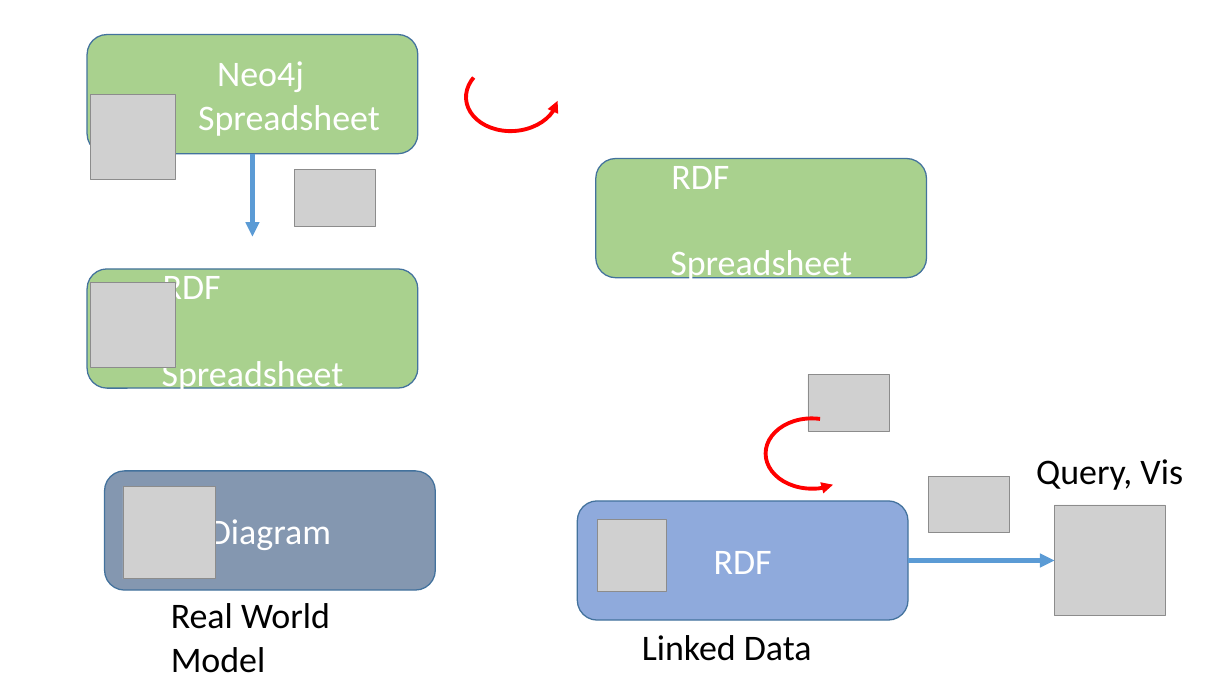
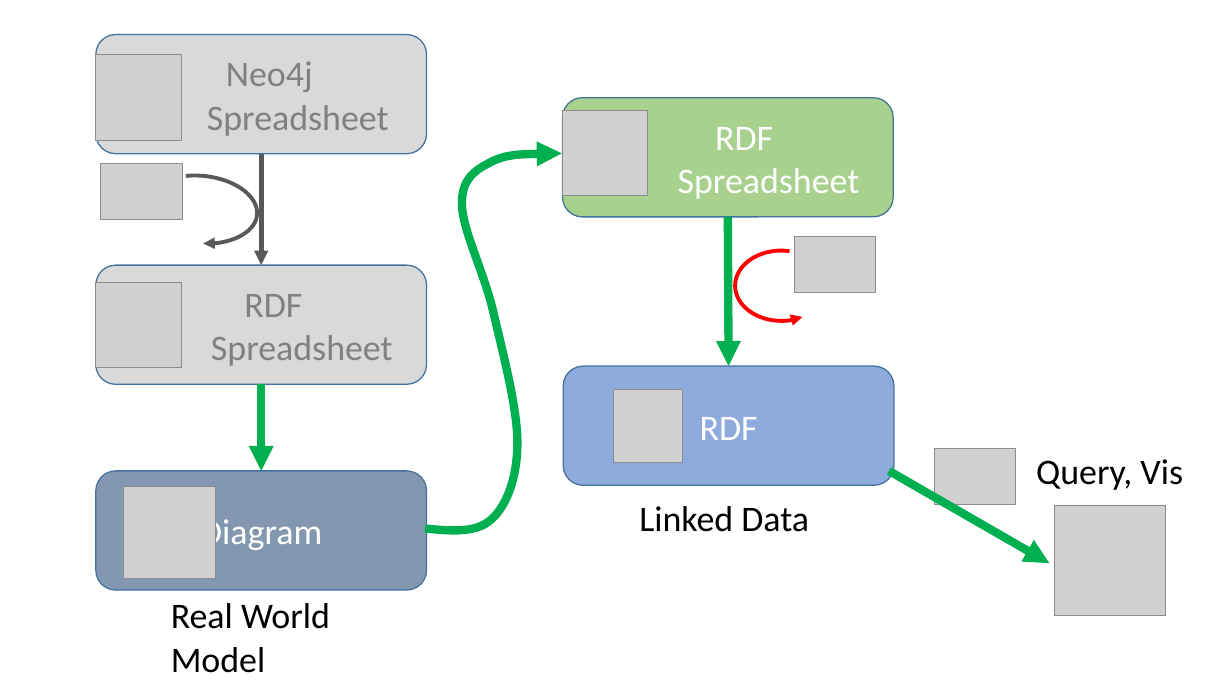
Before and after one commit to phuse-org/LinkedDataWorkshop, a slide deck: slide 3 of Annual2017-EU/documents/SourceImagesForExercises.pptx. Drawn at 1232x693 pixels with LibreOffice and Linux fonts; fonts in the diff are those of the drawing; grey boxes stand for pictures. Boxes give left, top, right and bottom in pixels: in the first picture for what was removed or moved away, otherwise in the second. Text is boxed around its words. In the diff, an @@ line names an element or a change of style, - is before the commit and + after.

```diff
--- a/Annual2017-EU/documents/SourceImagesForExercises.pptx
+++ b/Annual2017-EU/documents/SourceImagesForExercises.pptx
@@ rounded rectangle "Neo4j" moved from (x1=87, y1=34, x2=418, y2=153) to (x1=96, y1=34, x2=427, y2=153) @@
@@ rounded rectangle "Neo4j" at (x1=96, y1=34, x2=427, y2=153): text colour #FFFFFF to #808080; fill #A9D18E to #D9D9D9 @@
@@ picture moved from (x1=90, y1=94, x2=175, y2=179) to (x1=96, y1=55, x2=181, y2=140) @@
@@ rounded rectangle "RDF" moved from (x1=596, y1=159, x2=927, y2=278) to (x1=563, y1=98, x2=894, y2=217) @@
@@ picture added at (x1=563, y1=111, x2=648, y2=196) @@
@@ text in rounded rectangle at (x1=678, y1=127, x2=860, y2=199): text changed @@
-RDF Spreadsheet
+RDF
+Spreadsheet
@@ picture moved from (x1=295, y1=170, x2=376, y2=226) to (x1=101, y1=163, x2=182, y2=219) @@
@@ arc (boxed as its full ellipse) at (x1=141, y1=170, x2=261, y2=248): outline #FF0000 3 pt to #595959 3 pt; mirrored; rotation 356 to 95 degrees @@
@@ arrow moved from (252, 153) - (252, 237) to (262, 153) - (262, 265) @@
@@ arrow (262, 153) - (262, 265): stroke #5B9BD5 3.75 pt to #595959 3.75 pt @@
@@ freeform shape added at (x1=425, y1=153, x2=562, y2=531), outline #00B050 6.5 pt @@
@@ arrow added from (728, 217) to (729, 366), #00B050 6.5 pt @@
@@ picture moved from (x1=808, y1=375, x2=889, y2=432) to (x1=794, y1=237, x2=875, y2=293) @@
@@ rounded rectangle "RDF" moved from (x1=87, y1=269, x2=418, y2=388) to (x1=96, y1=265, x2=427, y2=384) @@
@@ rounded rectangle "RDF" at (x1=96, y1=265, x2=427, y2=384): fill #A9D18E to #D9D9D9 @@
@@ arc (boxed as its full ellipse) moved from (x1=766, y1=419, x2=859, y2=489) to (x1=736, y1=250, x2=828, y2=321) @@
@@ picture moved from (x1=90, y1=282, x2=175, y2=367) to (x1=96, y1=282, x2=181, y2=367) @@
@@ text in rounded rectangle at (x1=211, y1=294, x2=393, y2=366): text changed; text colour #FFFFFF to #808080 @@
-RDF Spreadsheet
+RDF
+Spreadsheet
@@ arrow added from (262, 384) to (262, 471), #00B050 6.5 pt @@
@@ rounded rectangle "RDF" moved from (x1=578, y1=501, x2=909, y2=620) to (x1=564, y1=366, x2=895, y2=485) @@
@@ picture moved from (x1=598, y1=519, x2=666, y2=592) to (x1=614, y1=390, x2=682, y2=463) @@
@@ picture moved from (x1=929, y1=476, x2=1010, y2=532) to (x1=934, y1=448, x2=1016, y2=505) @@
@@ rounded rectangle "Diagram" moved from (x1=104, y1=471, x2=435, y2=591) to (x1=96, y1=471, x2=427, y2=591) @@
@@ arrow moved from (909, 561) - (1055, 561) to (889, 471) - (1050, 564) @@
@@ arrow (889, 471) - (1050, 564): stroke #5B9BD5 3.75 pt to #00B050 6.5 pt @@
@@ text "Linked Data" moved from (x1=642, y1=635, x2=812, y2=661) to (x1=639, y1=506, x2=809, y2=532) @@
```
Also in this commit, not shown: 13 other files.
